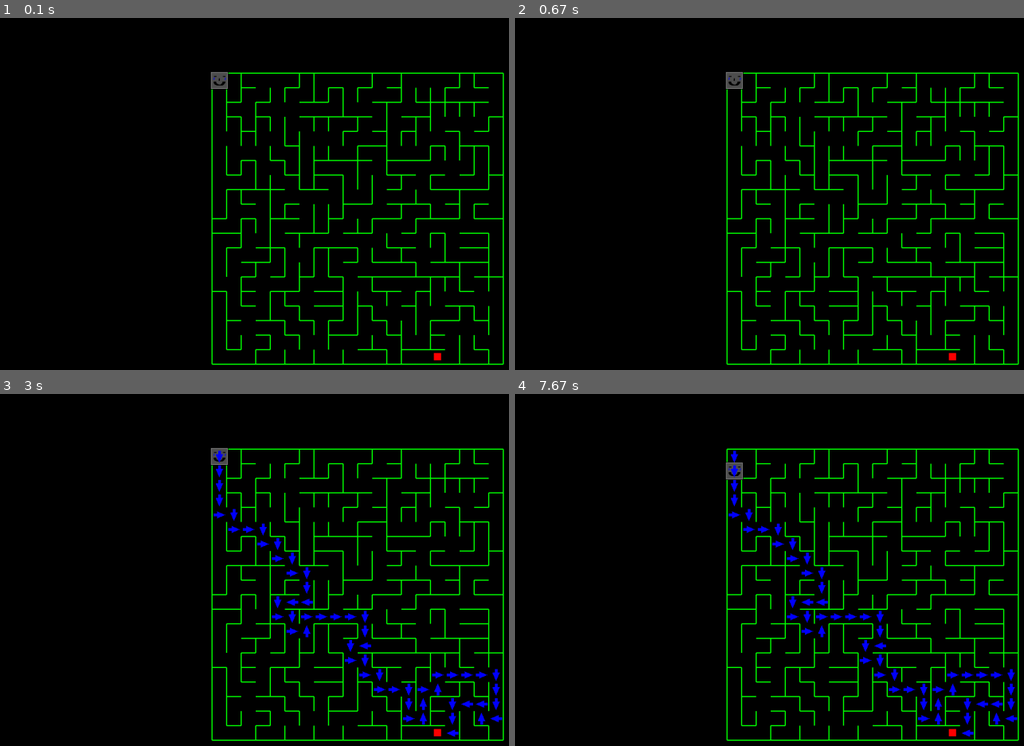
Above: before the commit, frames 1-4 (two rows, left to right).
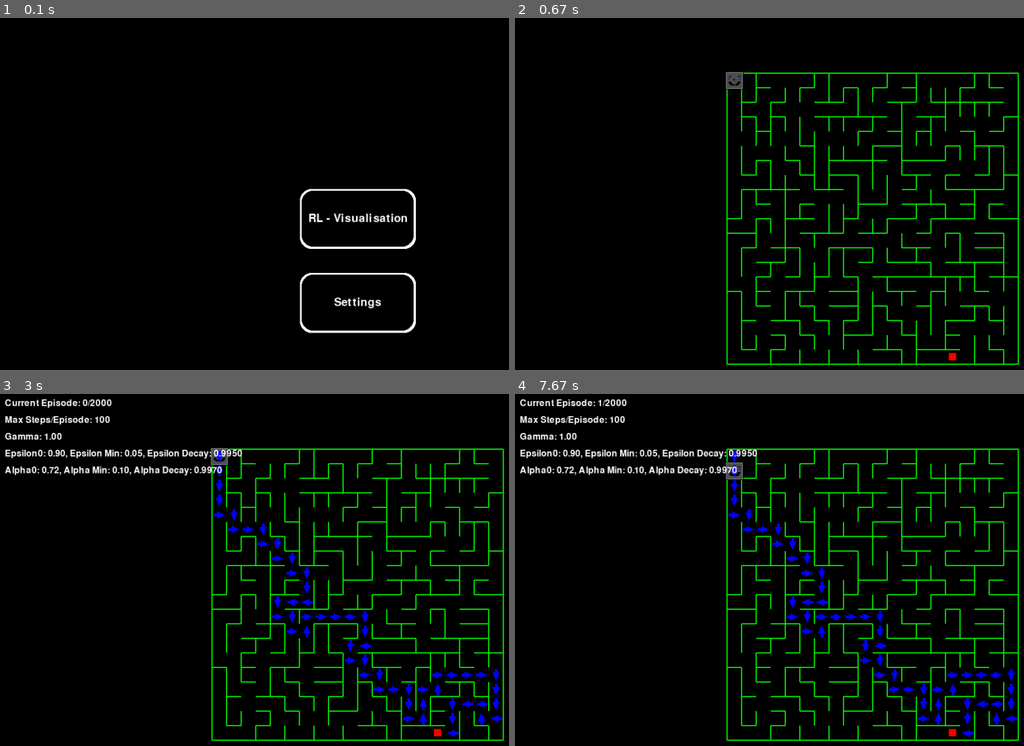
Above: after the commit, the same moments.

Repository: SpootyIsBest/RL_Labyrinth_-_Algorithm_Comparison_AP
Game: pygame game, started from Maze.py
The game is run twice, just before and just after one commit, with the same random seed, the same clock (stepped at 60 frames per second) and the same inputs.
Inputs (mouse positions are in pixels of both pictures, inside the frame that each line leads up to):
- Up to frame 1 (0.1 s): no input
- Up to frame 2 (0.67 s): click (871, 218) at 0.38 s
- Up to frame 3 (3 s): tap I at 0.67 s; tap V at 1, 2.83 s; hold V 1.33-1.8 s
- Up to frame 4 (7.67 s): tap S at 7.4 s

The runs differ from the first frame. In frame 1, 7.4% of the frame differs, in the area x 41-100%, y 15-99%; in frame 2, nothing differs; in frame 3, 1.8%; in frame 4, 1.8%.

Commit message:
Added Menu

Diff:
--- a/Maze.py
+++ b/Maze.py
@@ -13,12 +13,129 @@
 screen = pygame.display.set_mode((SCREEN_WIDTH, SCREEN_HEIGHT))
 
 TITTLE_FONT = pygame.font.Font(None,72)
+HYPERPARAMETERS_FONT = pygame.font.Font(None, 24)
 BUTTON_FONT = pygame.font.Font(None, 30)
 BUTTON_FONT_INFLATED = pygame.font.Font(None, 32)
 
 agent_img = pygame.image.load("Agent.png").convert_alpha()
 agent_img = pygame.transform.smoothscale(agent_img, (32, 32))
-
+class Monitors:
+    def __init__(self):
+        self.monitors = ["Main_Menu","Settings","RL - Visualisation"]
+class Button:
+    def __init__(self,
+                  text,
+                  nextMonitor,
+                  button_font,
+                  button_font_inflated,
+                  width,
+                  height,
+                  pos,
+                  inflation_on_press,
+                  border_radius,
+                  outline_inflation=7,
+                  click_press_time=200,
+                  button_background_color=pygame.Color(0,0,0,255),
+                  button_pressed_color=pygame.Color(0,0,0,255),
+                  button_color=pygame.Color(255,255,255,255),
+                  text_pressed_color=pygame.Color(0,0,0,255),
+                  text_color=pygame.Color(255,255,255,255)
+                  ):
+        # Core attributes
+        self.pressed = False
+        self.click_until = 0
+        self.click_press_time = click_press_time
+        self.nextMonitor = nextMonitor
+
+        # Colors
+        self.button_color = button_color
+        self.button_pressed_color = button_pressed_color
+        self.button_background_color = button_background_color
+        self.text_color = text_color
+        self.text_pressed_color = text_pressed_color
+
+        # Inflation settings
+        self.inflated = False
+        self.inflation = inflation_on_press
+        self.border_radius = border_radius
+
+        # Top Rect
+        self.top_rect = pygame.Rect(pos, (width, height))
+        self.top_color = self.button_background_color
+
+        # Middle Rect
+        self.middle_rect = pygame.Rect(pos, (width, height))
+        self.middle_color = self.button_background_color
+
+        # Bottom Rect (outline)
+        self.bottom_rect = pygame.Rect(pos, (width, height)).inflate(outline_inflation,outline_inflation)
+        self.bottom_color = button_color
+
+        # Text
+        self.text = text
+        self.button_font = button_font
+        self.button_font_inflated = button_font_inflated
+
+    def _draw_alpha_rect(self, rect, color, radius=20):
+        surf = pygame.Surface(rect.size, pygame.SRCALPHA)
+        pygame.draw.rect(surf, color, surf.get_rect(), border_radius=radius)
+        screen.blit(surf, rect.topleft)
+    def _on_click(self):
+        # store the timestamp when the color should reset
+        self.click_until = pygame.time.get_ticks() + self.click_press_time  # 300 ms = 0.3 s
+        global activeMonitor
+        activeMonitor = self.nextMonitor
+
+
+    def draw(self):
+
+        pygame.draw.rect(screen,self.bottom_color,self.bottom_rect, border_radius=self.border_radius)
+        pygame.draw.rect(screen,self.middle_color,self.middle_rect, border_radius=self.border_radius)
+
+        now = pygame.time.get_ticks()
+
+        if self.inflated:
+            font = self.button_font_inflated
+            color = self.text_color
+            if now < self.click_until:
+                color = self.button_pressed_color  # clicked color
+                self._draw_alpha_rect(self.top_rect, pygame.Color(255,255,255,30), radius=self.border_radius)
+            else:
+                self._draw_alpha_rect(self.top_rect, pygame.Color(255,255,255,130), radius=self.border_radius)
+        else:
+            pygame.draw.rect(screen,self.top_color,self.top_rect, border_radius=self.border_radius)
+            font = self.button_font
+            color = self.text_color
+
+        text_surf = font.render(self.text, True, color)
+        text_rect = text_surf.get_rect(center=self.top_rect.center)
+        screen.blit(text_surf,text_rect)
+
+        self.click_check()
+
+    def click_check(self):
+        mouse_pos = pygame.mouse.get_pos()
+        if self.top_rect.collidepoint(mouse_pos):
+            if not self.inflated:
+                self.top_rect = self.top_rect.inflate(self.inflation,self.inflation)
+                self.middle_rect = self.middle_rect.inflate(self.inflation,self.inflation)
+                self.bottom_rect = self.bottom_rect.inflate(self.inflation,self.inflation)
+
+                self.inflated = True
+            if pygame.mouse.get_pressed()[0]:
+                self.pressed = True
+            else:
+                if self.pressed:
+                    self.pressed = False
+                    self._on_click()
+
+        else:
+            if self.inflated:
+
+                self.top_rect = self.top_rect.inflate(-self.inflation,-self.inflation)
+                self.middle_rect = self.middle_rect.inflate(-self.inflation,-self.inflation)
+                self.bottom_rect = self.bottom_rect.inflate(-self.inflation,-self.inflation)
+                self.inflated = False
 class State:
     def __init__(self, reward, actions, pos):
         self.reward = reward          # reward for entering this cell
@@ -543,7 +660,8 @@
 rewardForInvalidMove = -10
 
 EPISODES = 2000
-max_steps = 10000
+CURRENT_EPISODE = 0
+max_steps = 100
 gamma = 1.0
 
 numOfReturns = 0
@@ -562,7 +680,7 @@
 
 # Make all arrows to point in the dirrection of the origin (necessary in order to make the random suffle work)
 maze1.create_default()
-# How many random steps is origin going to take to shuffle the maze (this function also shuffles the maze)
+# How many random steps is origin going to take to shuffle the maze (this function shuffles the maze)
 maze1.random_sequence(500000)
 # Calculating the starting position of the agent (algorithm)
 maze1.carve_walls_from_arrows()
@@ -580,6 +698,8 @@
                          ALPHA0, ALPHA_MIN, ALPHA_DECAY):
 
     for episode in range(EPISODES):
+        global CURRENT_EPISODE
+        CURRENT_EPISODE = episode + 1
         epsilon = max(EPS_MIN, EPS0 * (EPS_DECAY ** episode))
         alpha   = max(ALPHA_MIN, ALPHA0 * (ALPHA_DECAY ** episode))
 
@@ -609,11 +729,38 @@
         # yield
 
     print("Training coroutine finished")
+def showConfigValuesOnScreen():
+    info_lines = [
+        f"Current Episode: {CURRENT_EPISODE}/{EPISODES}",
+        f"Max Steps/Episode: {max_steps}",
+        f"Gamma: {gamma:.2f}",
+        f"Epsilon0: {EPS0:.2f}, Epsilon Min: {EPS_MIN:.2f}, Epsilon Decay: {EPS_DECAY:.4f}",
+        f"Alpha0: {ALPHA0:.2f}, Alpha Min: {ALPHA_MIN:.2f}, Alpha Decay: {ALPHA_DECAY:.4f}"
+    ]
+
+    for i, line in enumerate(info_lines):
+        text_surf = HYPERPARAMETERS_FONT.render(line, True, pygame.Color("white"))
+        screen.blit(text_surf, (10, 10 + i * 30))
+def draw_Main_Menu():
+    start_button.draw()
+    settings_button.draw()
+def draw_Settings_Menu():
+    mainMenu_button.draw()
+
 
 clock = pygame.time.Clock()
+
+start_button = Button("RL - Visualisation","RL - Visualisation", BUTTON_FONT, BUTTON_FONT_INFLATED, 200,100, (SCREEN_WIDTH/2 - 100, SCREEN_HEIGHT/2 - 50),7,20)
+settings_button = Button("Settings", "Settings", BUTTON_FONT, BUTTON_FONT_INFLATED, 200,100, (SCREEN_WIDTH/2 - 100, SCREEN_HEIGHT/2 + 100),7,20)
+mainMenu_button = Button("Main Menu", "Main_Menu", BUTTON_FONT, BUTTON_FONT_INFLATED, 200,100, (SCREEN_WIDTH/2 - 100, SCREEN_HEIGHT/2 + 250),7,20)
+
+screenArray = Monitors()
+activeMonitor = screenArray.monitors[0]
 
 running = True
 show_path = False
+show_config = False
+
 trainer = None
 training_active = False
 
@@ -627,9 +774,11 @@
     for event in pygame.event.get():
         if event.type == pygame.QUIT:
             running = False
-        if event.type == pygame.KEYDOWN:
+        if event.type == pygame.KEYDOWN and activeMonitor == "RL - Visualisation":
             if event.key == pygame.K_i:
                 show_path = not show_path
+            if event.key == pygame.K_v: # Show Config Values on Screen
+                show_config = not show_config
             if event.key == pygame.K_s:  # start/stop training
                 if not training_active:
                     trainer = q_learning_coroutine(
@@ -646,12 +795,20 @@
                     print("Training stopped manually")
 
     screen.fill((0, 0, 0))
-
+    if activeMonitor == "Main_Menu":
+        draw_Main_Menu()
+    elif activeMonitor == "Settings":
+        # draw settings menu
+        draw_Settings_Menu()
     # draw maze and agent
-    maze1.draw_maze(BASE_RECT_SIZE, HMARGIN, VMARGIN, False, True)
-    maze1.draw_agent(agent, BASE_RECT_SIZE, HMARGIN, VMARGIN, agent_img)
-    if show_path:
-        maze1.draw_optimal_path(HMARGIN,VMARGIN,BASE_RECT_SIZE,maze1.start_pos)
+    elif activeMonitor == "RL - Visualisation":
+        maze1.draw_maze(BASE_RECT_SIZE, HMARGIN, VMARGIN, False, True)
+        maze1.draw_agent(agent, BASE_RECT_SIZE, HMARGIN, VMARGIN, agent_img)
+        if show_path:
+            maze1.draw_optimal_path(HMARGIN,VMARGIN,BASE_RECT_SIZE,maze1.start_pos)
+        if show_config:
+            showConfigValuesOnScreen()
+
     # advance training coroutine a bit each frame
     if training_active and trainer is not None:
         steps_per_frame = 1  # increase to speed up training visual
